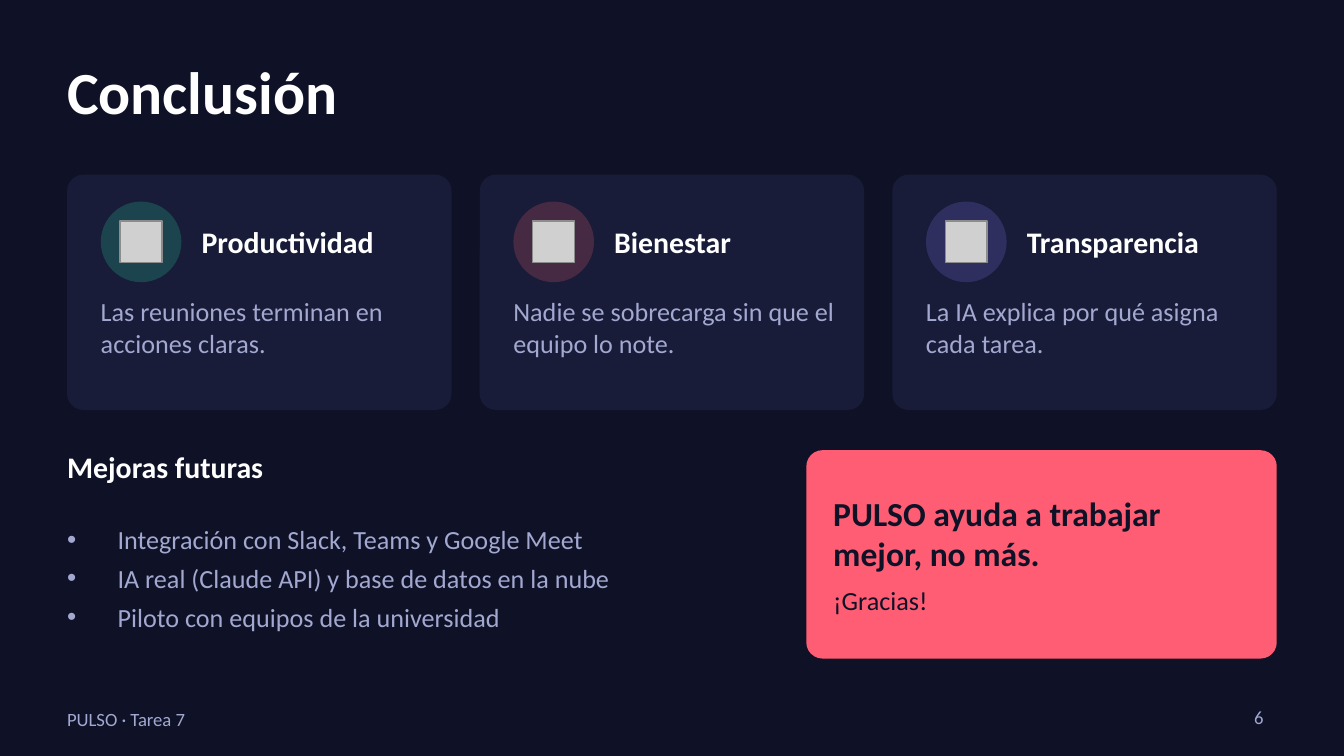
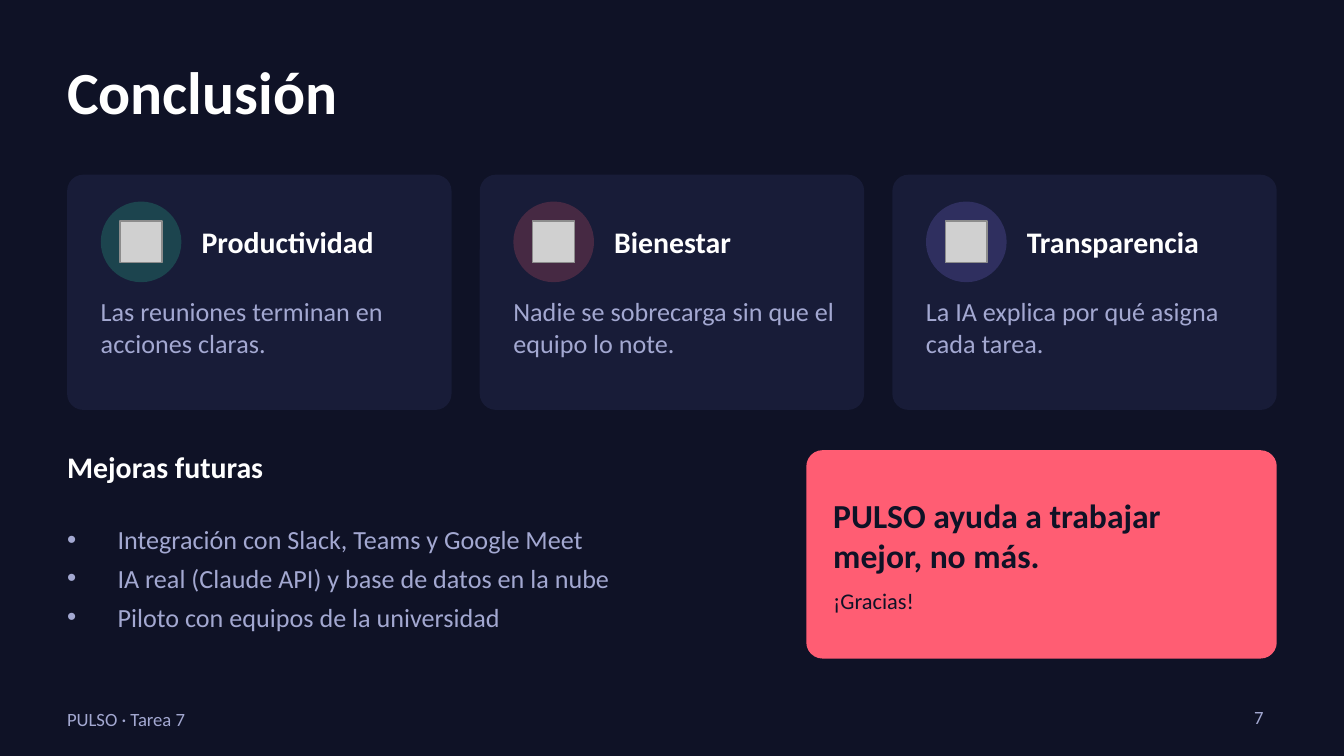
Before and after one commit to Naimer31/pulso-tarea7, a slide deck: slide 7 of PULSO_Tarea7.pptx (slide 6 before the commit). Drawn at 1344x756 pixels with LibreOffice and Linux fonts; fonts in the diff are those of the drawing; grey boxes stand for pictures. Boxes give left, top, right and bottom in pixels: in the first picture for what was removed or moved away, otherwise in the second. Text is boxed around its words. In the diff, an @@ line names an element or a change of style, - is before the commit and + after.

```diff
--- a/PULSO_Tarea7.pptx
+++ b/PULSO_Tarea7.pptx
@@ text at box(833, 593, 914, 613): size 14 to 12 pt in "¡Gracias!" @@
@@ page number at box(1254, 712, 1263, 724): text changed @@
-6
+7
```
Also in this commit, not shown: 1 other slide changed, 1 slide added, 4 other files.
